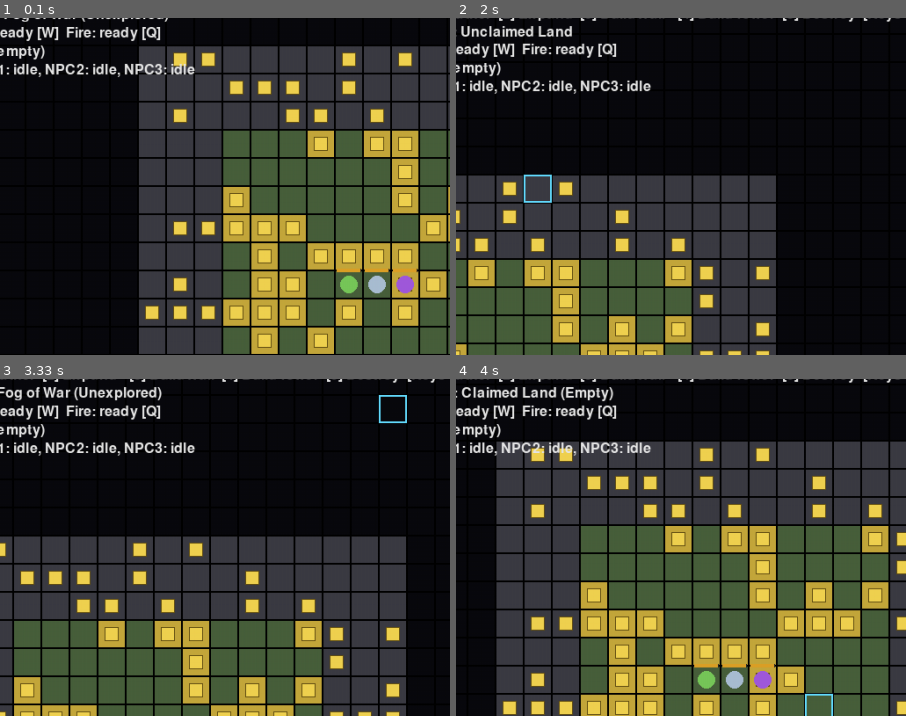
Above: before the commit, frames 1-4 (two rows, left to right).
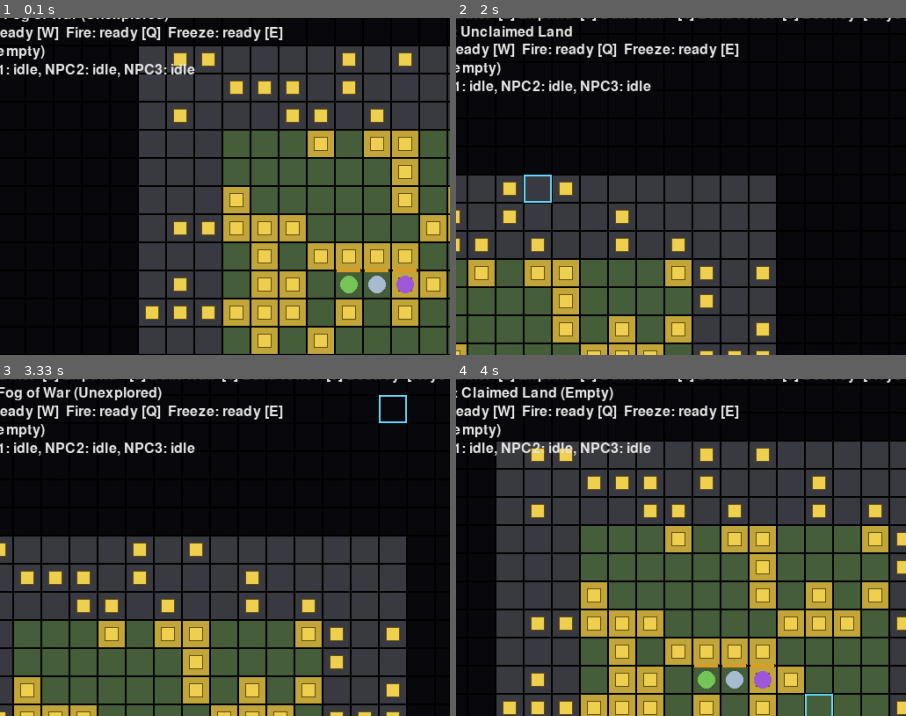
Above: after the commit, the same moments.

Repository: MiohitoKiri5474/PyGame-Final
Game: pygame game, started from src/main.py
Two runs of this game, one before a commit and one after it. Both use one fixed random seed, a clock stepped at 60 frames per second and the inputs below.
Inputs (mouse positions are % of the whole screen's width and height, from its top left):
- Up to frame 1 (0.1 s): no input
- Up to frame 2 (2 s): hold E 0.33-0.8 s; hold Right 0.33-0.8 s; move the mouse to (46, 54) at 0.37 s; tap W at 0.83 s; hold Right 1.17-1.63 s; move the mouse to (26, 51) at 1.2 s; tap Space at 1.23, 1.53, 1.73 s; tap 3 at 1.32 s; hold Up 1.67-1.97 s; move the mouse to (19, 35) at 1.7 s
- Up to frame 3 (3.33 s): hold Right 2-2.47 s; move the mouse to (65, 15) at 2.03 s; tap Space at 2.07, 2.37, 2.9, 3.2 s; tap 2 at 2.15 s; click (24, 13) at 2.55 s; hold Left from 2.83 s (still down); click (52, 16) at 2.92 s
- Up to frame 4 (4 s): release Left at 3.37 s; hold Down 3.4-3.7 s; tap Space at 3.47, 3.8 s; click (14, 47) at 3.48 s; tap 2 at 3.55 s; hold Left from 3.73 s (still down); click (51, 60) at 3.82 s; tap 3 at 3.88 s
The pictures show only the part of the screen within x 10-60%, y 11-60%; the shares and areas given below are measured in that part.

The runs differ from the first frame. In frame 1, 0.5% of the frame differs, in the area x 37-63%, y 2-7%; in frame 2, 0.5%; in frame 3, 0.5%; in frame 4, 0.5%.

Commit message:
feat: Freeze spell (E, 3x3 AoE, 4s movement stop)
cast_freeze shares the _can_cast(world, spell) helper extracted from
_cast_single_target_spell (used by Lightning/Fire too) but doesn't reuse
the single-target cast path itself, since AoE targeting and multi-target
effect application are structurally different from single-target damage.

Monster.frozen_remaining is a countdown float, not an absolute timestamp
- this codebase has no wall-clock game-time counter anywhere, every timer
here is a dt-accumulated countdown/count-up. Movement is skipped entirely
while frozen (not halved): the ticket's own wording ("stopping their
advance") reads as a full stop, and it's simpler. apply_freeze overwrites
rather than adds, so refresh-not-stack falls out for free.

save.py persists frozen_remaining (primary state, not a sub-tick
precision accumulator like ticket 19's burn_tick_timer) - dropping it
would silently unfreeze a monster on reload.

194 tests pass, smoke_render.py OK, code review clean (no findings).

Disclosure: Based on Claude Code generated output.

Diff:
--- a/src/constants.py
+++ b/src/constants.py
@@ -160,3 +160,9 @@
 FIRE_BURN_TICKS = 3
 FIRE_BURN_TICK_INTERVAL = 1.0
 COLOR_FIRE_FLASH = (255, 120, 40)
+
+# --- Freeze spell (ticket 20) ---
+FREEZE_COOLDOWN = 25.0
+FREEZE_DURATION = 4.0
+FREEZE_RADIUS = 1  # 3x3 box: center tile +/- this radius on each axis
+COLOR_FREEZE_FLASH = (140, 220, 255)
--- a/src/game.py
+++ b/src/game.py
@@ -42,7 +42,7 @@
 from day_night import DayNightCycle, DAY, NIGHT
 from coords import tile_at, tile_center
 from game_over import GameOverState
-from magic import cast_fire, cast_lightning
+from magic import cast_fire, cast_freeze, cast_lightning
 from nest import NestManager, create_initial_nests
 from npc import NPC
 from monster import spawn_monster
@@ -137,6 +137,9 @@
                 elif event.key == pygame.K_q:
                     if not self.paused:
                         cast_fire(self.world, self.monsters)
+                elif event.key == pygame.K_e:
+                    if not self.paused:
+                        cast_freeze(self.world, self.monsters)
                 elif event.key in (
                     pygame.K_1, pygame.K_2, pygame.K_3, pygame.K_4,
                     pygame.K_5, pygame.K_6, pygame.K_7, pygame.K_8, pygame.K_9,
--- a/src/magic.py
+++ b/src/magic.py
@@ -4,11 +4,15 @@
 
 from constants import (
     COLOR_FIRE_FLASH,
+    COLOR_FREEZE_FLASH,
     COLOR_LIGHTNING_FLASH,
     FIRE_BURN_DAMAGE_PER_TICK,
     FIRE_BURN_TICKS,
     FIRE_COOLDOWN,
     FIRE_DAMAGE,
+    FREEZE_COOLDOWN,
+    FREEZE_DURATION,
+    FREEZE_RADIUS,
     LIGHTNING_COOLDOWN,
     LIGHTNING_DAMAGE,
     MAGIC_FLASH_DURATION,
@@ -74,6 +78,12 @@
     return any(npc.role == ROLE_MAGE and not npc.is_dead for npc in world.npcs)
 
 
+def _can_cast(world: "World", spell: str) -> bool:
+    """Castable whenever off-cooldown and a living Mage exists, regardless
+    of that Mage's position - shared by every spell's cast function."""
+    return world.spellbook.is_ready(spell) and _has_living_mage(world)
+
+
 def _cast_single_target_spell(
     world: "World",
     monsters: list["Monster"],
@@ -83,15 +93,12 @@
     color: tuple[int, int, int],
     on_hit: Callable[["Monster"], None] | None = None,
 ) -> bool:
-    """Shared scaffolding for single-target spells: ready-check, living-Mage
-    check, nearest-target lookup, damage, cooldown, flash. Castable whenever
-    off-cooldown and a living Mage exists, regardless of that Mage's
-    position - auto-targets the nearest monster to territory. Silent no-op
-    (no wasted cooldown) otherwise. `on_hit` applies any effect beyond flat
-    damage (e.g. Fire's burn)."""
-    if not world.spellbook.is_ready(spell):
-        return False
-    if not _has_living_mage(world):
+    """Shared scaffolding for single-target spells: ready/Mage check,
+    nearest-target lookup, damage, cooldown, flash. Auto-targets the nearest
+    monster to territory. Silent no-op (no wasted cooldown) if not castable
+    or no monster exists. `on_hit` applies any effect beyond flat damage
+    (e.g. Fire's burn)."""
+    if not _can_cast(world, spell):
         return False
     target = nearest_monster_to_territory(world, monsters)
     if target is None:
@@ -123,13 +130,38 @@
     )
 
 
+def cast_freeze(world: "World", monsters: list["Monster"]) -> bool:
+    """AoE, not single-target, so this doesn't reuse
+    _cast_single_target_spell - targeting selects every monster within a
+    3x3 tile box (FREEZE_RADIUS on each axis) around the nearest threat's
+    tile, not just that one monster. apply_freeze() on each affected monster
+    already refreshes rather than stacks (Monster.apply_freeze overwrites,
+    never adds), so re-hitting an already-frozen monster is safe by
+    construction."""
+    if not _can_cast(world, "Freeze"):
+        return False
+    center = nearest_monster_to_territory(world, monsters)
+    if center is None:
+        return False
+
+    cx, cy = tile_at(center.x, center.y)
+    for monster in monsters:
+        mx, my = tile_at(monster.x, monster.y)
+        if abs(mx - cx) <= FREEZE_RADIUS and abs(my - cy) <= FREEZE_RADIUS:
+            monster.apply_freeze(FREEZE_DURATION)
+
+    world.spellbook.start_cooldown("Freeze", FREEZE_COOLDOWN)
+    world.spellbook.trigger_flash((center.x, center.y), MAGIC_FLASH_DURATION, COLOR_FREEZE_FLASH)
+    return True
+
+
 def _tick_magic(world: "World", dt: float) -> None:
     world.spellbook.tick(dt)
 
 
 def _magic_hud_line(world: "World") -> str:
     parts = []
-    for spell, hotkey in (("Lightning", "W"), ("Fire", "Q")):
+    for spell, hotkey in (("Lightning", "W"), ("Fire", "Q"), ("Freeze", "E")):
         remaining = world.spellbook.remaining(spell)
         status = "ready" if remaining <= 0 else f"{remaining:.0f}s"
         parts.append(f"{spell}: {status} [{hotkey}]")
--- a/src/monster.py
+++ b/src/monster.py
@@ -23,6 +23,7 @@
         self.burn_ticks_remaining = 0
         self.burn_damage_per_tick = 0
         self.burn_tick_timer = 0.0
+        self.frozen_remaining = 0.0
 
     @property
     def has_arrived(self) -> bool:
@@ -32,8 +33,15 @@
     def is_dead(self) -> bool:
         return self.health <= 0
 
+    @property
+    def is_frozen(self) -> bool:
+        return self.frozen_remaining > 0
+
     def set_path(self, path: list[tuple[int, int]]) -> None:
         self.path = list(path)
+
+    def apply_freeze(self, duration: float) -> None:
+        self.frozen_remaining = duration  # overwrite, not add - refresh, never stack
 
     def apply_burn(self, damage_per_tick: int, ticks: int) -> None:
         self.burn_damage_per_tick = damage_per_tick
@@ -53,8 +61,15 @@
             self.health -= self.burn_damage_per_tick
             self.burn_ticks_remaining -= 1
 
+    def _tick_freeze(self, dt: float) -> None:
+        if self.frozen_remaining > 0:
+            self.frozen_remaining = max(0.0, self.frozen_remaining - dt)
+
     def update(self, dt: float) -> None:
         self._tick_burn(dt)
+        self._tick_freeze(dt)
+        if self.is_frozen:
+            return  # movement skipped entirely while frozen, not halved
         self.x, self.y, self.path = step_toward_path(self.x, self.y, self.path, self.speed, dt)
 
 
--- a/src/save.py
+++ b/src/save.py
@@ -106,6 +106,7 @@
                 "defense": m.defense,
                 "burn_ticks_remaining": m.burn_ticks_remaining,
                 "burn_damage_per_tick": m.burn_damage_per_tick,
+                "frozen_remaining": m.frozen_remaining,
             }
             for m in monsters
         ],
@@ -195,6 +196,7 @@
         monster.defense = md["defense"]
         monster.burn_ticks_remaining = md.get("burn_ticks_remaining", 0)
         monster.burn_damage_per_tick = md.get("burn_damage_per_tick", 0)
+        monster.frozen_remaining = md.get("frozen_remaining", 0.0)
         # burn_tick_timer intentionally not persisted - sub-second timing
         # precision on a 3-second DoT isn't worth the extra save-file field;
         # a reloaded mid-burn monster just restarts its current tick's timer.
--- a/tests/test_magic.py
+++ b/tests/test_magic.py
@@ -1,15 +1,18 @@
 from constants import (
     COLOR_FIRE_FLASH,
+    COLOR_FREEZE_FLASH,
     COLOR_LIGHTNING_FLASH,
     FIRE_BURN_DAMAGE_PER_TICK,
     FIRE_BURN_TICKS,
     FIRE_COOLDOWN,
     FIRE_DAMAGE,
+    FREEZE_COOLDOWN,
+    FREEZE_DURATION,
     LIGHTNING_COOLDOWN,
     LIGHTNING_DAMAGE,
     ROLE_MAGE,
 )
-from magic import Spellbook, cast_fire, cast_lightning, nearest_monster_to_territory
+from magic import Spellbook, cast_fire, cast_freeze, cast_lightning, nearest_monster_to_territory
 from monster import Monster
 from npc import NPC
 from world import World
@@ -164,3 +167,60 @@
     assert cast_fire(world, [monster]) is True  # not blocked by Lightning's cooldown
     assert not world.spellbook.is_ready("Lightning")
     assert not world.spellbook.is_ready("Fire")
+
+
+def test_cast_freeze_fails_on_cooldown():
+    world = _world_with_mage()
+    monster = Monster(0.0, 0.0)
+    world.spellbook.start_cooldown("Freeze", 5.0)
+    assert cast_freeze(world, [monster]) is False
+
+
+def test_cast_freeze_fails_without_a_living_mage():
+    world = World(npc_count=0)
+    monster = Monster(0.0, 0.0)
+    assert cast_freeze(world, [monster]) is False
+
+
+def test_cast_freeze_fails_with_no_monsters():
+    world = _world_with_mage()
+    assert cast_freeze(world, []) is False
+
+
+def test_cast_freeze_starts_cooldown_and_flash():
+    world = _world_with_mage()
+    from coords import tile_center
+
+    cx, cy = world.grid.width // 2, world.grid.height // 2
+    target = Monster(*tile_center(cx + 6, cy))
+
+    assert cast_freeze(world, [target]) is True
+    assert world.spellbook.remaining("Freeze") == FREEZE_COOLDOWN
+    assert world.spellbook.flash_color == COLOR_FREEZE_FLASH
+
+
+def test_cast_freeze_affects_every_monster_inside_the_3x3_box():
+    world = _world_with_mage()
+    from coords import tile_center
+
+    cx, cy = world.grid.width // 2, world.grid.height // 2
+    center_tile = (cx + 6, cy)
+    center = Monster(*tile_center(*center_tile))
+    inside = Monster(*tile_center(center_tile[0] + 1, center_tile[1] - 1))  # corner of the 3x3
+    outside = Monster(*tile_center(center_tile[0] + 2, center_tile[1]))  # just past the box
+
+    assert cast_freeze(world, [center, inside, outside]) is True
+    assert center.is_frozen
+    assert inside.is_frozen
+    assert not outside.is_frozen
+    assert center.frozen_remaining == FREEZE_DURATION
+    assert inside.frozen_remaining == FREEZE_DURATION
+
+
+def test_cast_freeze_refreshes_rather_than_stacks_on_an_already_frozen_monster():
+    world = _world_with_mage()
+    monster = Monster(0.0, 0.0)
+    monster.apply_freeze(1.0)  # already frozen, about to expire
+
+    assert cast_freeze(world, [monster]) is True
+    assert monster.frozen_remaining == FREEZE_DURATION  # refreshed, not 1.0 + FREEZE_DURATION
--- a/tests/test_monster.py
+++ b/tests/test_monster.py
@@ -118,6 +118,57 @@
         assert monster.burn_ticks_remaining == 1
 
 
+class TestFreeze:
+    def test_apply_freeze_sets_remaining(self):
+        monster = Monster(x=0.0, y=0.0)
+        monster.apply_freeze(4.0)
+        assert monster.is_frozen
+        assert monster.frozen_remaining == 4.0
+
+    def test_frozen_monster_does_not_advance_path(self):
+        start_x, start_y = tile_center(0, 0)
+        monster = Monster(x=start_x, y=start_y, speed=1000.0)
+        monster.set_path([(2, 0)])
+        monster.apply_freeze(4.0)
+
+        monster.update(1.0)
+
+        assert (monster.x, monster.y) == (start_x, start_y)
+        assert monster.path  # never consumed while frozen
+
+    def test_monster_resumes_moving_once_freeze_expires(self):
+        start_x, start_y = tile_center(0, 0)
+        monster = Monster(x=start_x, y=start_y, speed=1000.0)
+        monster.set_path([(2, 0)])
+        monster.apply_freeze(1.0)
+
+        monster.update(1.0)  # freeze expires exactly here
+        monster.update(0.1)  # now free to move
+
+        assert monster.x > start_x
+
+    def test_freeze_counts_down_and_expires(self):
+        monster = Monster(x=0.0, y=0.0)
+        monster.apply_freeze(4.0)
+        monster.update(1.5)
+        assert monster.frozen_remaining == 2.5
+        assert monster.is_frozen
+        monster.update(2.5)
+        assert monster.frozen_remaining == 0.0
+        assert not monster.is_frozen
+
+    def test_no_freeze_by_default(self):
+        monster = Monster(x=0.0, y=0.0)
+        assert not monster.is_frozen
+
+    def test_reapplying_freeze_refreshes_not_stacks(self):
+        monster = Monster(x=0.0, y=0.0)
+        monster.apply_freeze(4.0)
+        monster.update(3.0)  # 1.0 remaining
+        monster.apply_freeze(4.0)  # re-hit while still frozen
+        assert monster.frozen_remaining == 4.0  # refreshed, not 1.0 + 4.0
+
+
 class _Building:
     def __init__(self, type_: str, x: int, y: int):
         self.type = type_
--- a/tests/test_save.py
+++ b/tests/test_save.py
@@ -50,6 +50,7 @@
     monster.set_path([(9, 9), (10, 10)])
     monster.health = 17
     monster.apply_burn(damage_per_tick=5, ticks=2)  # burn_tick_timer not persisted, deliberately
+    monster.apply_freeze(2.5)
 
     game_over_state = GameOverState()
 
@@ -105,6 +106,7 @@
     assert loaded_cycle.timer == 12.5
     assert loaded_monsters[0].health == 17
     assert loaded_monsters[0].burn_ticks_remaining == 2
+    assert loaded_monsters[0].frozen_remaining == 2.5
     assert loaded_monsters[0].burn_damage_per_tick == 5
     assert l_points == 4
     assert l_killed == 3
Not shown, changed: docs/tickets/expansion/part-2-combat-depth/20-freeze-spell.md
